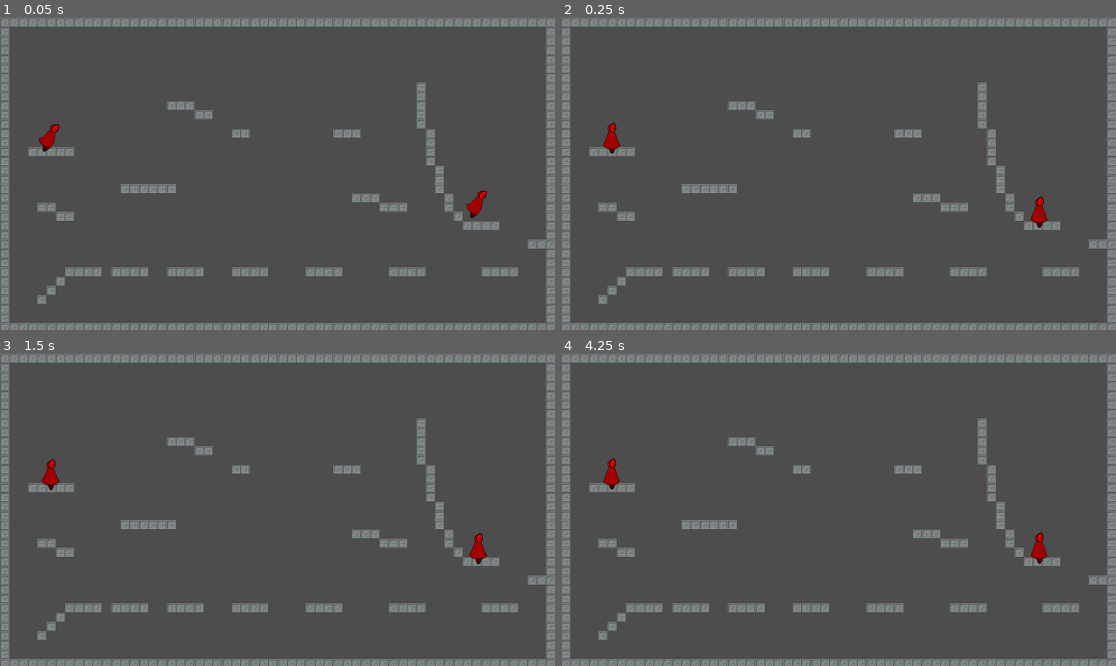
Above: before the commit, frames 1-4 (two rows, left to right).
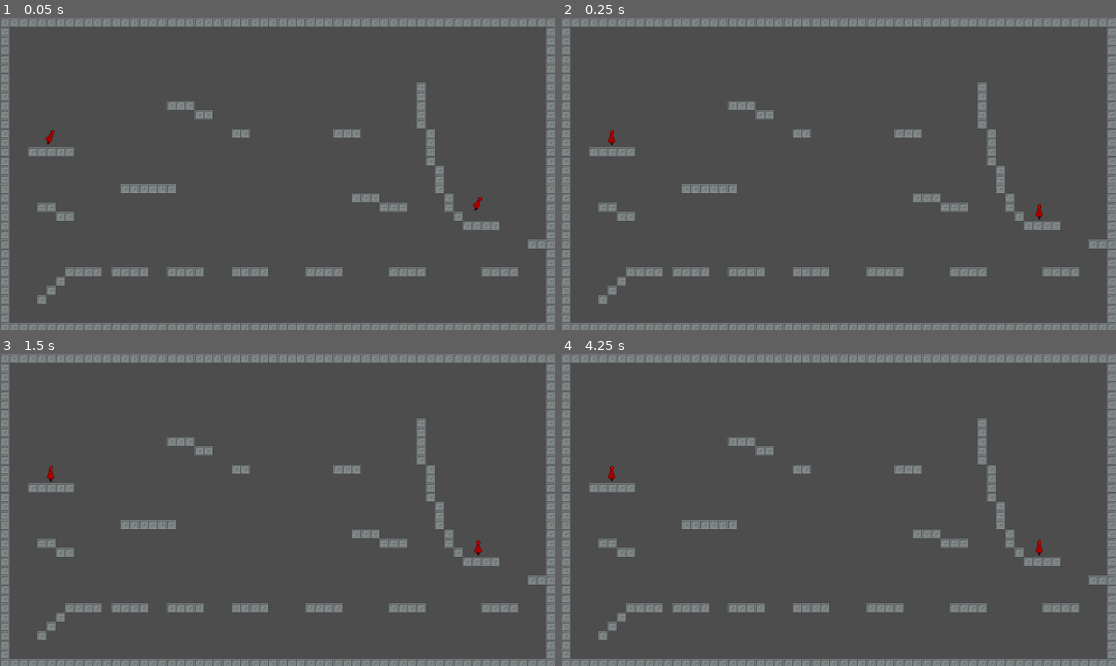
Above: after the commit, the same moments.

Repository: ozwi14/Wizard-Brawler
Game: Godot game, scene res://Levels/Andrew Collison test level.tscn
The game is run twice, just before and just after one commit, with the same random seed, the same clock (stepped at 60 frames per second) and the same inputs. The engine's default icon, where the game draws it, is replaced by a stand-in: a white triangle on a blue panel in a dark square.
Inputs (mouse positions are in pixels of both pictures, inside the frame that each line leads up to):
- Up to frame 1 (0.05 s): no input
- Up to frame 2 (0.25 s): no input
- Up to frame 3 (1.5 s): move the mouse to (399, 494) at 0.52 s; tap Enter at 1.25 s; move the mouse to (166, 525) at 1.27 s
- Up to frame 4 (4.25 s): move the mouse to (894, 441) at 2.02 s; tap Space at 2.75 s; move the mouse to (810, 572) at 2.77 s; move the mouse to (1005, 556) at 3.52 s

The runs differ from the first frame. In frame 1, 0.3% of the frame differs, in the area x 7-88%, y 34-65%; in frame 2, 0.3%; in frame 3, 0.3%, in the area x 7-88%, y 33-68%; in frame 4, 0.3%.

Commit message:
changed scale to make player work correctly

Diff:
--- a/Player/Player.tscn
+++ b/Player/Player.tscn
@@ -9,12 +9,12 @@
 [ext_resource type="PackedScene" uid="uid://06powvntbqde" path="res://Components/GetPlayerDirection.tscn" id="7_vlldt"]
 
 [sub_resource type="RectangleShape2D" id="RectangleShape2D_q3lat"]
-size = Vector2(79.99999, 158.88887)
+size = Vector2(150, 158.88887)
 
 [node name="Player" type="CharacterBody2D" unique_id=1963970088]
 modulate = Color(1, 0, 0, 1)
 z_index = 10
-scale = Vector2(0.45, 0.45)
+scale = Vector2(0.2, 0.45)
 collision_layer = 2
 script = ExtResource("1_ddoul")
 spell_array = Array[PackedScene]([ExtResource("2_s1rgi"), ExtResource("2_6ysni"), ExtResource("2_6ysni")])
@@ -36,3 +36,4 @@
 player = NodePath("..")
 
 [node name="Player prettyness" parent="." unique_id=155942807 instance=ExtResource("7_s1rgi")]
+scale = Vector2(0.5, 0.5)
